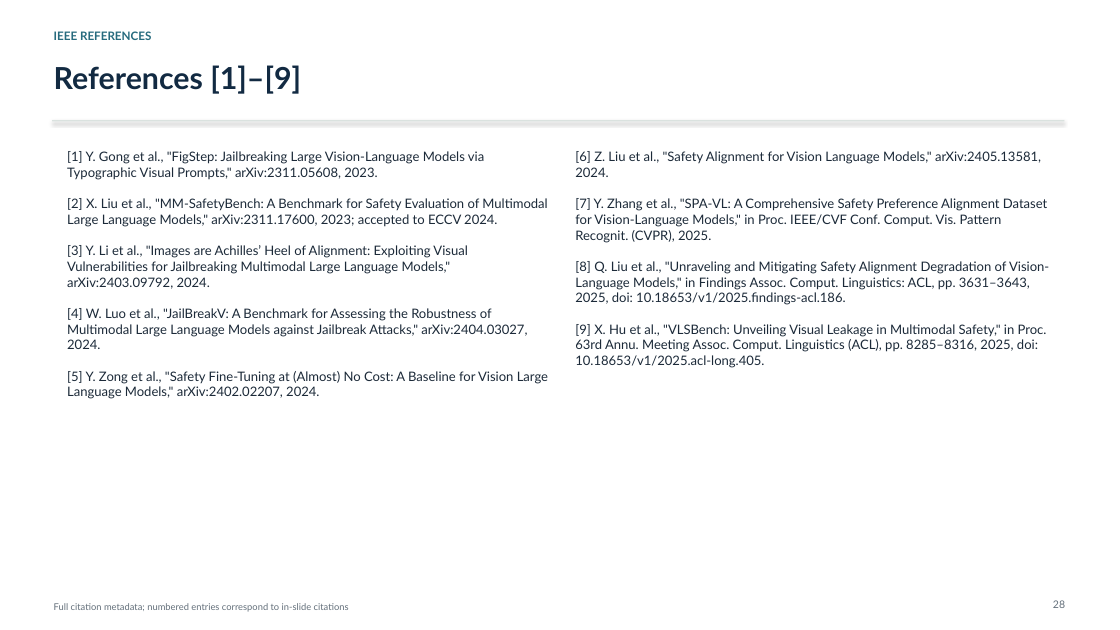
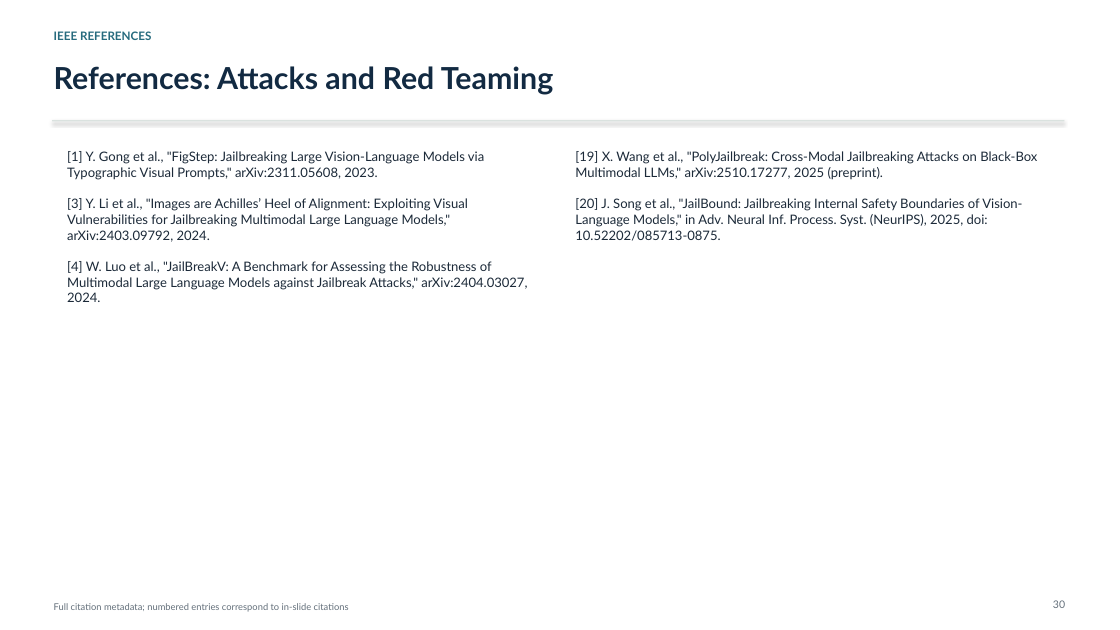
Before and after one commit to dev4-gpt/blissful-bose, a slide deck: slide 30 of presentation/VLM_Safety_Alignment_Research_Proposal.pptx (slide 28 before the commit). Drawn at 1120x630 pixels with LibreOffice and Linux fonts; fonts in the diff are those of the drawing. Boxes give left, top, right and bottom in pixels: in the first picture for what was removed or moved away, otherwise in the second. Text is boxed around its words. In the diff, an @@ line names an element or a change of style, - is before the commit and + after.

Commit message:
Group VLM safety references and add paper reading guide

```diff
--- a/presentation/VLM_Safety_Alignment_Research_Proposal.pptx
+++ b/presentation/VLM_Safety_Alignment_Research_Proposal.pptx
@@ text at [54,66,553,94]: text changed @@
-References [1]–[9]
+References: Attacks and Red Teaming
@@ text at [67,151,527,302]: text changed @@
-[1] Y. Gong et al., "FigStep: Jailbreaking Large Vision-Language Models via Typographic Visual Prompts," arXiv:2311.05608, 2023.
-[2] X. Liu et al., "MM-SafetyBench: A Benchmark for Safety Evaluation of Multimodal Large Language Models," arXiv:2311.17600, 2023; accepted to ECCV 2024.
-[3] Y. Li et al., "Images are Achilles’ Heel of Alignment: Exploiting Visual Vulnerabilities for Jailbreaking Multimodal Large Language Models," arXiv:2403.09792, 2024.
-[4] W. Luo et al., "JailBreakV: A Benchmark for Assessing the Robustness of Multimodal Large Language Models against Jailbreak Attacks," arXiv:2404.03027, 2024.
-[5] Y. Zong et al., "Safety Fine-Tuning at (Almost) No Cost: A Baseline for Vision Large Language Models," arXiv:2402.02207, 2024.
+[1] Y. Gong et al., "FigStep: Jailbreaking Large Vision-Language Models via Typographic Visual Prompts," arXiv:2311.05608, 2023.
+[3] Y. Li et al., "Images are Achilles’ Heel of Alignment: Exploiting Visual Vulnerabilities for Jailbreaking Multimodal Large Language Models," arXiv:2403.09792, 2024.
+[4] W. Luo et al., "JailBreakV: A Benchmark for Assessing the Robustness of Multimodal Large Language Models against Jailbreak Attacks," arXiv:2404.03027, 2024.
@@ text at [575,151,1037,241]: text changed @@
-[6] Z. Liu et al., "Safety Alignment for Vision Language Models," arXiv:2405.13581, 2024.
-[7] Y. Zhang et al., "SPA-VL: A Comprehensive Safety Preference Alignment Dataset for Vision-Language Models," in Proc. IEEE/CVF Conf. Comput. Vis. Pattern Recognit. (CVPR), 2025.
-[8] Q. Liu et al., "Unraveling and Mitigating Safety Alignment Degradation of Vision-Language Models," in Findings Assoc. Comput. Linguistics: ACL, pp. 3631–3643, 2025, doi: 10.18653/v1/2025.findings-acl.186.
-[9] X. Hu et al., "VLSBench: Unveiling Visual Leakage in Multimodal Safety," in Proc. 63rd Annu. Meeting Assoc. Comput. Linguistics (ACL), pp. 8285–8316, 2025, doi: 10.18653/v1/2025.acl-long.405.
+[19] X. Wang et al., "PolyJailbreak: Cross-Modal Jailbreaking Attacks on Black-Box Multimodal LLMs," arXiv:2510.17277, 2025 (preprint).
+[20] J. Song et al., "JailBound: Jailbreaking Internal Safety Boundaries of Vision-Language Models," in Adv. Neural Inf. Process. Syst. (NeurIPS), 2025, doi: 10.52202/085713-0875.
```
Also in this commit, not shown: 2 other slides changed, 1 slide added, 5 other files.
